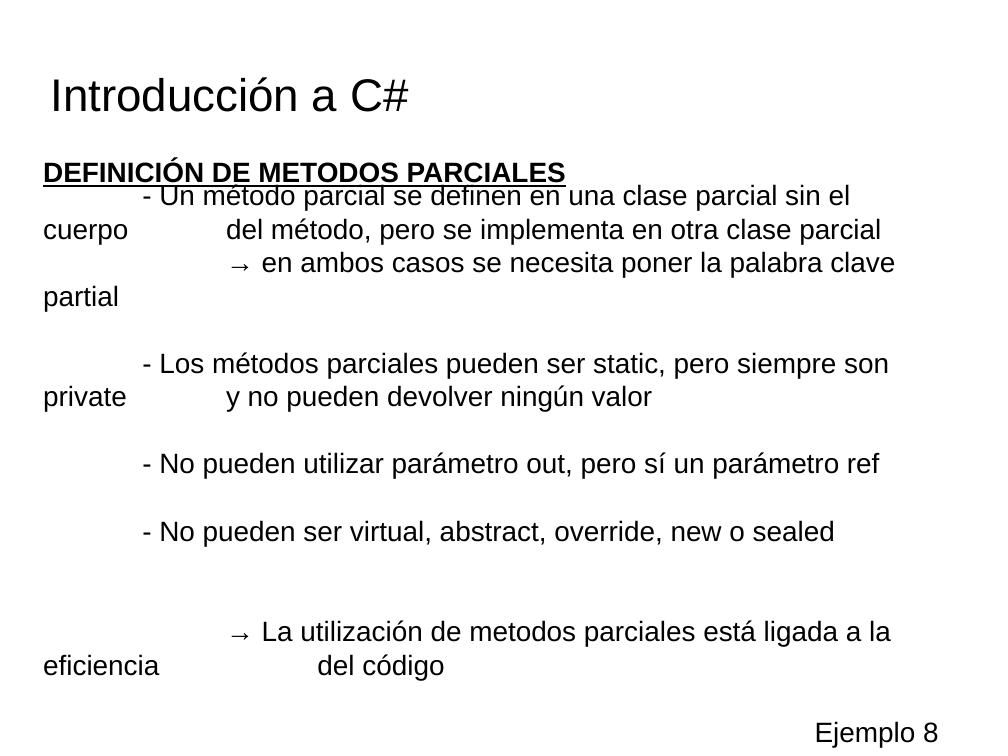
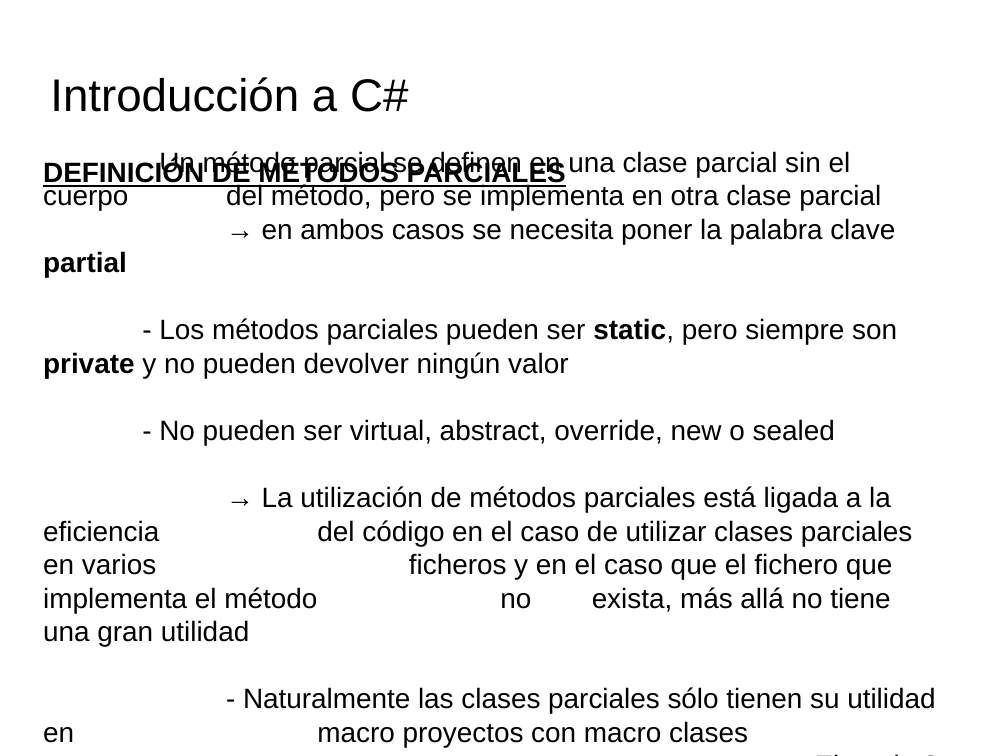
Before and after one commit to videojuegos-abastos/PMV, a slide deck: slide 24 of te/Tema 4 (Chema)/t4.3.- Definiendo miembros de una clase.odp. Drawn at 1008x756 pixels with LibreOffice and Linux fonts; fonts in the diff are those of the drawing; background and template pictures are left out. Boxes give left, top, right and bottom in pixels: in the first picture for what was removed or moved away, otherwise in the second. Text is boxed around its words. In the diff, an @@ line names an element or a change of style, - is before the commit and + after.

```diff
--- a/te/Tema 4 (Chema)/t4.3.- Definiendo miembros de una clase.odp
+++ b/te/Tema 4 (Chema)/t4.3.- Definiendo miembros de una clase.odp
@@ text at (x1=43, y1=160, x2=566, y2=187): text changed @@
-DEFINICIÓN DE METODOS PARCIALES
+DEFINICIÓN DE MÉTODOS PARCIALES
@@ text "- Un método parcial se ..." moved from (x1=43, y1=184, x2=939, y2=747) to (x1=43, y1=151, x2=935, y2=747) @@
@@ text at (x1=43, y1=218, x2=897, y2=378): bold on in "partial", "static, private" @@
@@ text at (x1=159, y1=452, x2=880, y2=479): paragraph removed @@
-- No pueden utilizar parámetro out, pero sí un parámetro ref
@@ text at (x1=43, y1=486, x2=935, y2=747): text changed @@
-→ La utilización de metodos parciales está ligada a la eficiencia del código
+→ La utilización de métodos parciales está ligada a la eficiencia del código en el caso de utilizar clases parciales en varios ficheros y en el caso que el fichero que implementa el método no exista, más allá no tiene una gran utilidad
+- Naturalmente las clases parciales sólo tienen su utilidad en macro proyectos con macro clases
```
Also in this commit, not shown: 7 other slides changed, 3 other files.
